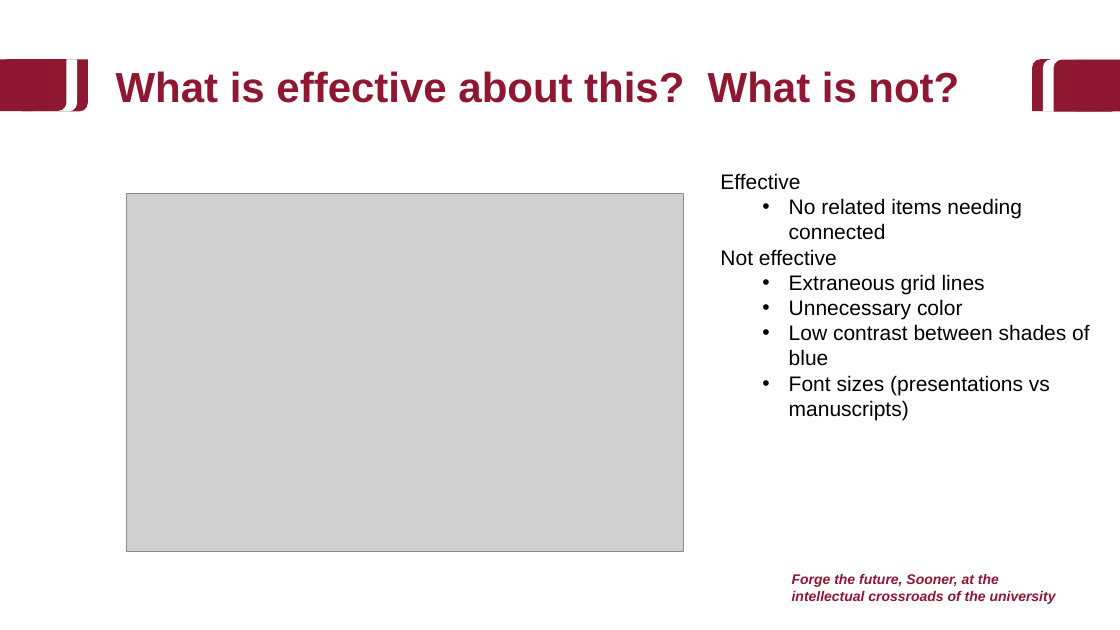
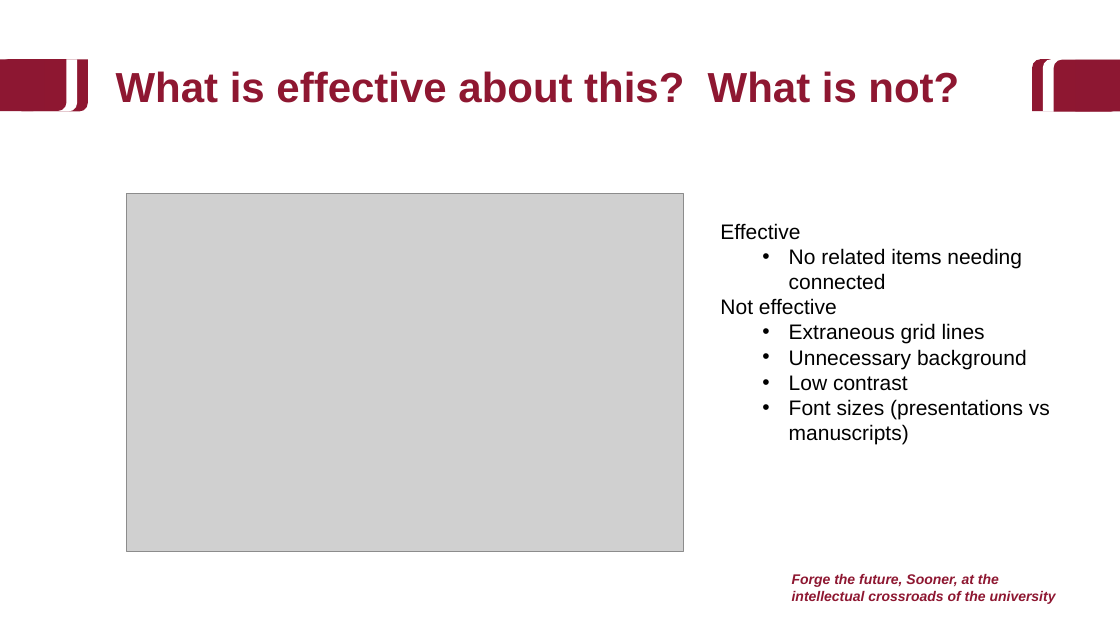
Before and after one commit to baeolophus/2025_data_viz_research, a slide deck: slide 34 of activities.pptx (slide 33 before the commit). Drawn at 1120x630 pixels with LibreOffice and Linux fonts; fonts in the diff are those of the drawing; grey boxes stand for pictures; background and template pictures are left out. Boxes give left, top, right and bottom in pixels: in the first picture for what was removed or moved away, otherwise in the second. Text is boxed around its words. In the diff, an @@ line names an element or a change of style, - is before the commit and + after.

```diff
--- a/activities.pptx
+++ b/activities.pptx
@@ text "Effective": place and size @@
-text "Effective" at (720,173,1089,420)
+text "Effective" at (720,223,1050,445)
@@ text at (789,349,1027,391): text changed @@
-  • Unnecessary color
-  • Low contrast between shades of blue
+  • Unnecessary background
+  • Low contrast
```
Also in this commit, not shown: 18 other slides changed, 5 slides added, 2 slides removed.
